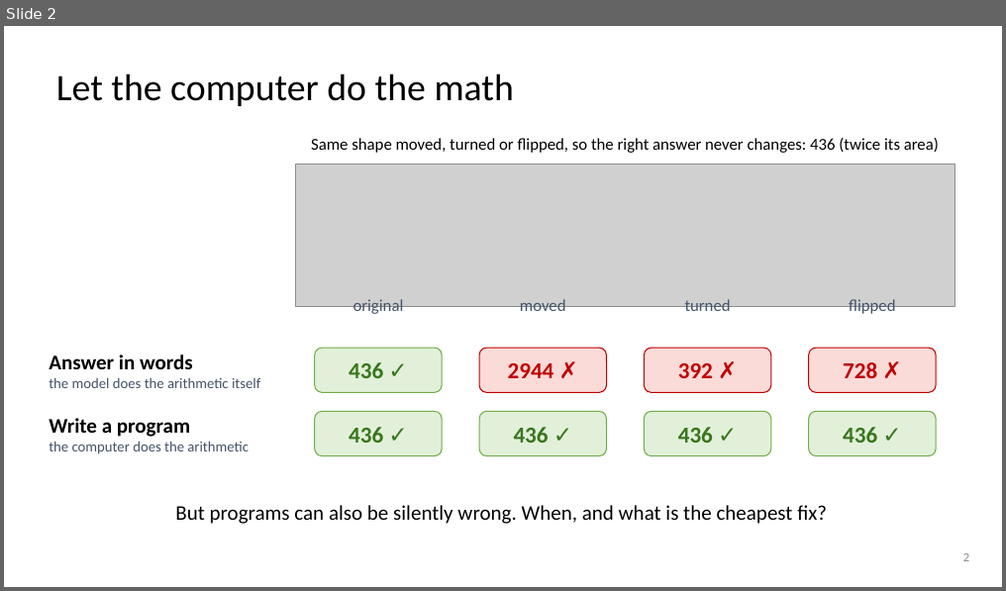
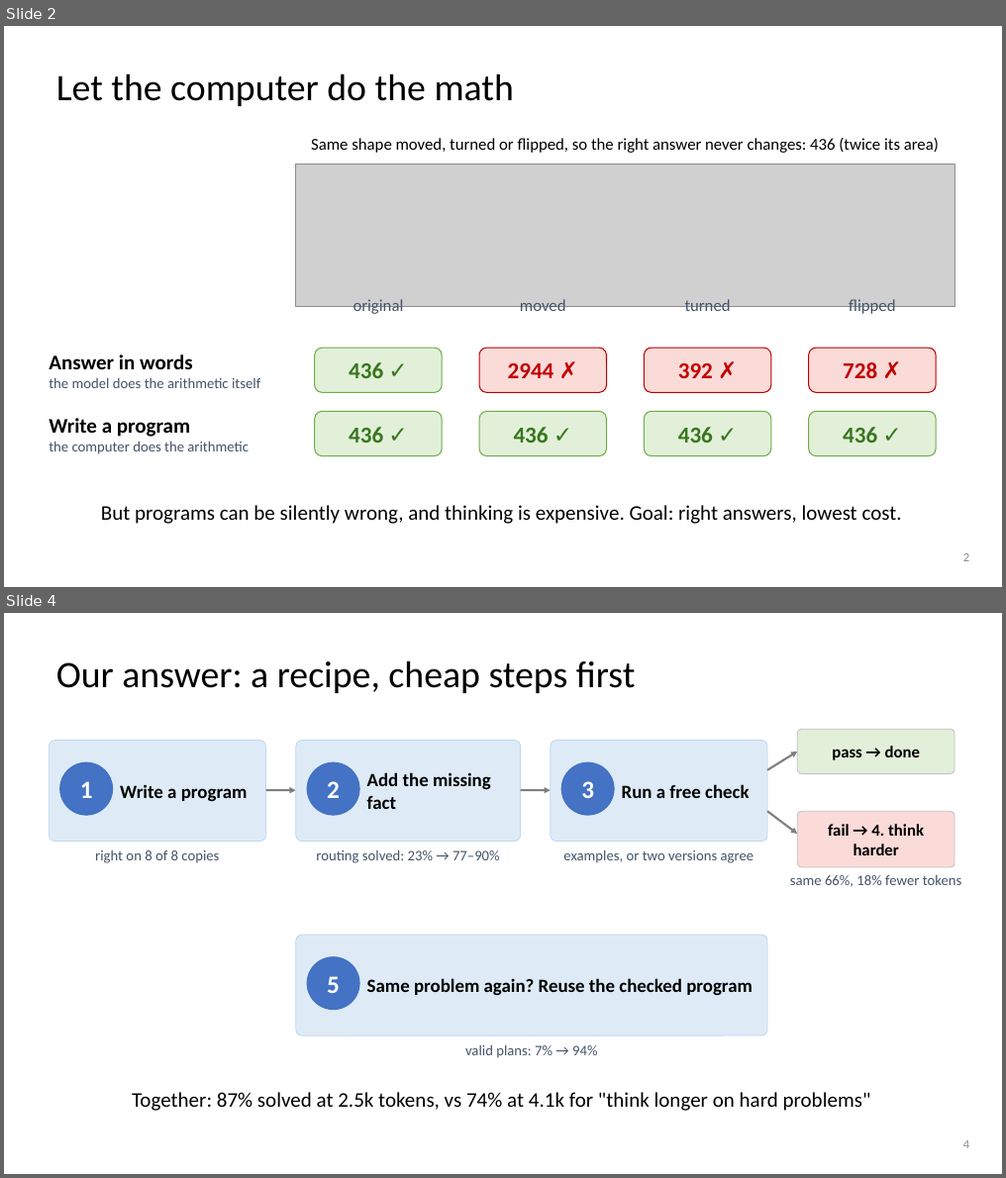
Before and after one commit to dlwns147/CSED490E_Project_Team5, a slide deck: PROPOSAL_slides.pptx. Shown one above the other, each under a label of ours: slide 2 before the commit, slides 2 and 4 after it; the slides between them are not shown. The pictures are 1006x591 and 1006x1178 pixels, drawn with LibreOffice and Linux fonts; fonts in the diff are those of the drawing; grey boxes stand for pictures. Boxes give left, top, right and bottom in pixels: in the first picture for what was removed or moved away, otherwise in the second. Text is boxed around its words. In the diff, an @@ line names an element or a change of style, - is before the commit and + after.

```diff
--- a/PROPOSAL_slides.pptx
+++ b/PROPOSAL_slides.pptx
@@ slide 4 added at [4, 613, 1002, 1174], background #FFFFFF @@
@@ title added at [56, 661, 635, 693], 36 pt, text #000000 @@
+Our answer: a recipe, cheap steps first
@@ rounded rectangle added at [798, 729, 954, 774], fill #E2F0D9, outline #BFBFBF 0.75 pt @@
@@ rounded rectangle added at [49, 741, 266, 842], fill #DEEBF7, outline #BDD7EE 0.75 pt @@
@@ rounded rectangle added at [296, 741, 521, 842], fill #DEEBF7, outline #BDD7EE 0.75 pt @@
@@ rounded rectangle added at [550, 741, 767, 842], fill #DEEBF7, outline #BDD7EE 0.75 pt @@
@@ arrow added from (767, 770) to (798, 752), #7F7F7F 2 pt @@
@@ text added at [832, 746, 920, 761], 16 pt, text #000000, bold @@
+pass → done
@@ ellipse added at [60, 762, 113, 815], fill #4472C4, outline #4472C4 1 pt @@
@@ text added at [80, 781, 93, 798], 24 pt, text #FFFFFF, bold @@
+1
@@ text added at [120, 784, 248, 801], 18 pt, text #000000, bold @@
+Write a program
@@ arrow added from (266, 790) to (296, 790), #7F7F7F 2 pt @@
@@ ellipse added at [307, 762, 359, 815], fill #4472C4, outline #4472C4 1 pt @@
@@ text added at [327, 781, 340, 798], 24 pt, text #FFFFFF, bold @@
+2
@@ text added at [367, 772, 491, 809], 18 pt, text #000000, bold @@
+Add the missing fact
@@ arrow added from (521, 790) to (550, 790), #7F7F7F 2 pt @@
@@ ellipse added at [561, 762, 614, 815], fill #4472C4, outline #4472C4 1 pt @@
@@ text added at [581, 781, 594, 798], 24 pt, text #FFFFFF, bold @@
+3
@@ text added at [622, 784, 748, 798], 18 pt, text #000000, bold @@
+Run a free check
@@ arrow added from (767, 811) to (798, 834), #7F7F7F 2 pt @@
@@ rounded rectangle added at [798, 811, 954, 867], fill #FADBD8, outline #BFBFBF 0.75 pt @@
@@ text added at [316, 850, 500, 863], 14 pt, text #44546A @@
+routing solved: 23% → 77–90%
@@ text added at [828, 824, 924, 856], 16 pt, text #000000, bold @@
+fail → 4. think harder
@@ text added at [95, 851, 219, 863], 14 pt, text #44546A @@
+right on 8 of 8 copies
@@ text added at [563, 851, 754, 863], 14 pt, text #44546A @@
+examples, or two versions agree
@@ text added at [790, 875, 962, 887], 14 pt, text #44546A @@
+same 66%, 18% fewer tokens
@@ rounded rectangle added at [296, 935, 767, 1036], fill #DEEBF7, outline #BDD7EE 0.75 pt @@
@@ ellipse added at [307, 958, 359, 1010], fill #4472C4, outline #4472C4 1 pt @@
@@ text added at [327, 976, 340, 993], 24 pt, text #FFFFFF, bold @@
+5
@@ text added at [367, 978, 752, 996], 18 pt, text #000000, bold @@
+Same problem again? Reuse the checked program
@@ text added at [465, 1046, 597, 1059], 14 pt, text #44546A @@
+valid plans: 7% → 94%
@@ text added at [132, 1092, 871, 1111], 20 pt, text #000000 @@
+Together: 87% solved at 2.5k tokens, vs 74% at 4.1k for "think longer on hard problems"
@@ page number added at [963, 1141, 969, 1149], 12 pt, text #8C8C8C @@
+4
@@ slide 2 changed as well @@
@@ text at [101, 505, 902, 524]: text changed @@
-But programs can also be silently wrong. When, and what is the cheapest fix?
+But programs can be silently wrong, and thinking is expensive. Goal: right answers, lowest cost.
```
Also in this commit, not shown: 5 other slides changed, 4 other slides added, 4 slides removed, 16 other files.
